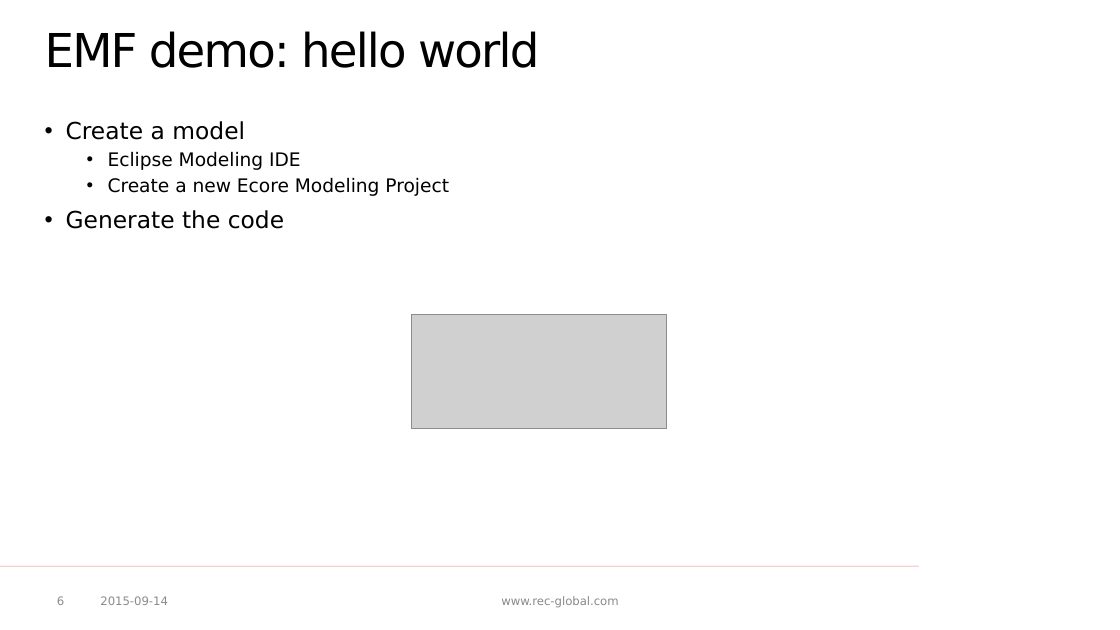
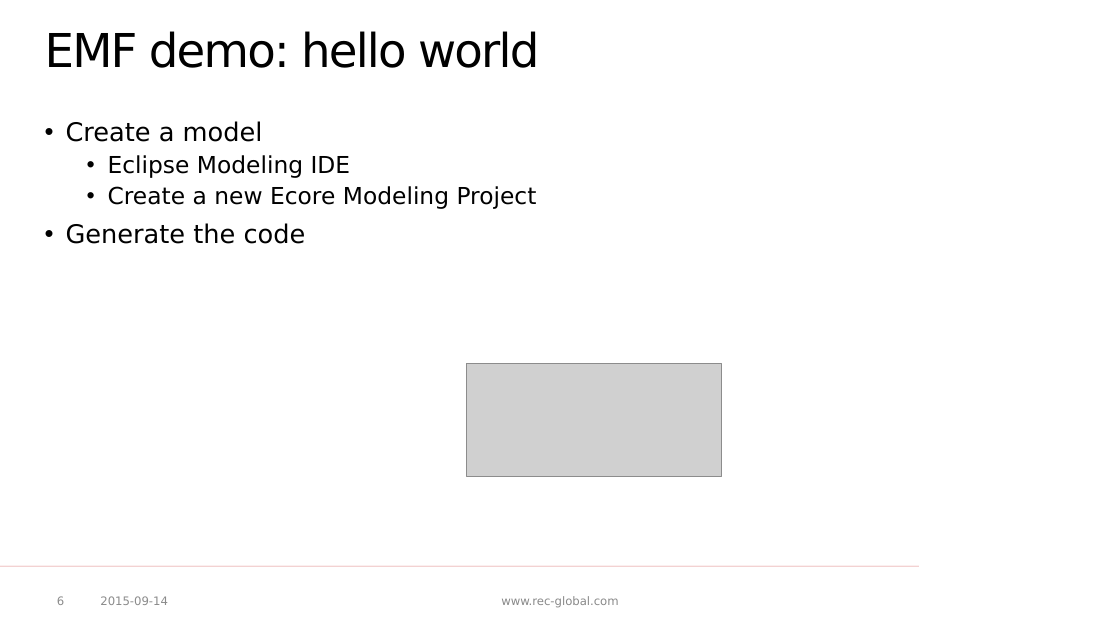
Before and after one commit to p-zalejko/jug_emf, a slide deck: slide 6 of JUG - EMF.pptx. Drawn at 1120x630 pixels with LibreOffice and Linux fonts; fonts in the diff are those of the drawing; grey boxes stand for pictures; background and template pictures are left out. Boxes give left, top, right and bottom in pixels: in the first picture for what was removed or moved away, otherwise in the second. Text is boxed around its words. In the diff, an @@ line names an element or a change of style, - is before the commit and + after.

```diff
--- a/JUG - EMF.pptx
+++ b/JUG - EMF.pptx
@@ text "Create a model" at (66, 121, 537, 244): size 20 to 22 pt in "Create a model", "Generate the code"; size 16 to 20 pt in "Eclipse Modeling IDE", "Create a new Ecore Modeling Project" @@
@@ picture: place and size @@
-picture at (412, 315, 666, 429)
+picture at (467, 363, 722, 476)
```
Also in this commit, not shown: 9 other slides changed, 1 other file.
